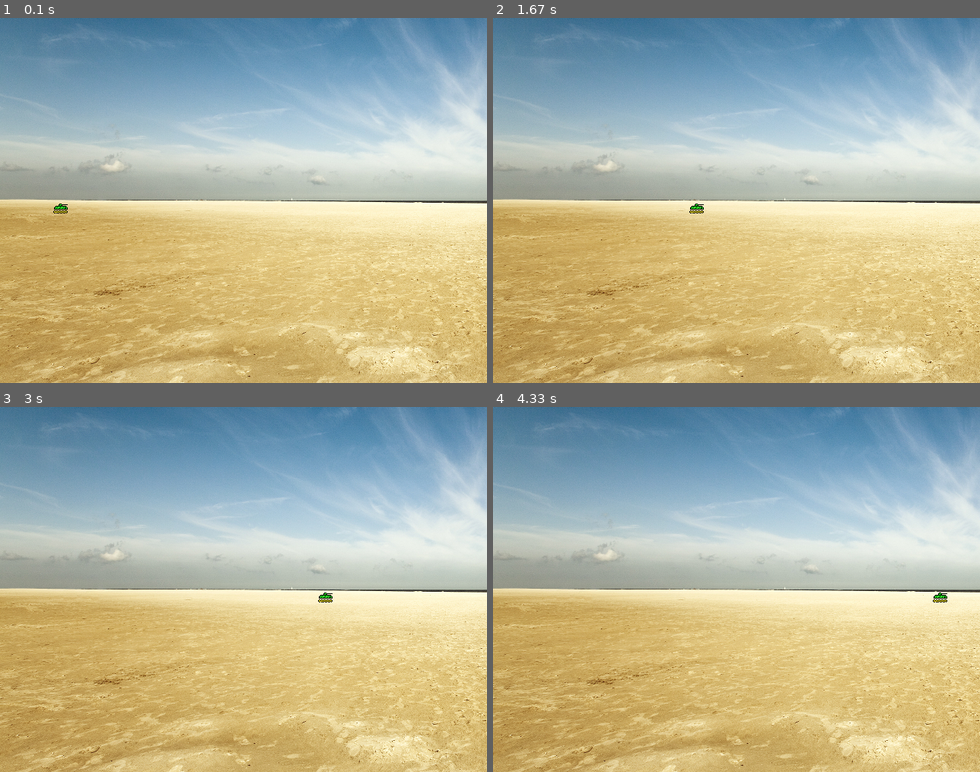
Above: before the commit, frames 1-4 (two rows, left to right).
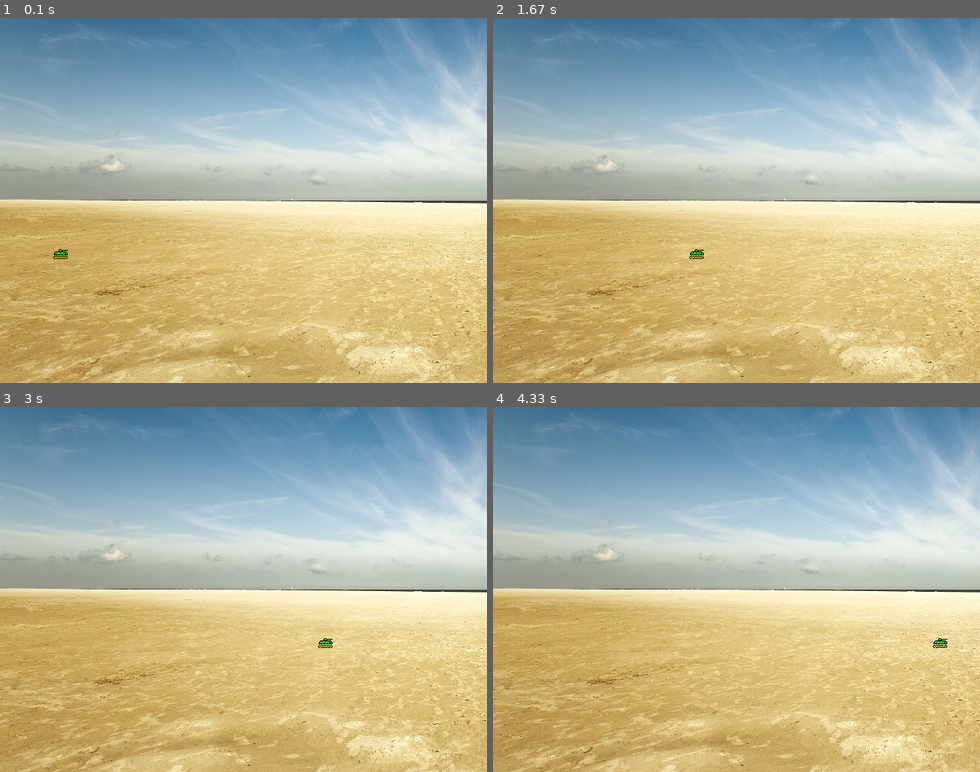
Above: after the commit, the same moments.

Repository: rodrigodub/Output
Game: pygame game, started from ProgramacaoDeJogos/Input04PJ04_c.py
Two runs of this game, one before a commit and one after it. Both use one fixed random seed, a clock stepped at 60 frames per second and the inputs below.
Inputs:
- Up to frame 1 (0.1 s): no input
- Up to frame 2 (1.67 s): no input
- Up to frame 3 (3 s): no input
- Up to frame 4 (4.33 s): no input

The runs differ from the first frame. In frame 1, 0.1% of the frame differs, in the area x 10-14%, y 50-67%; in frame 2, 0.1%; in frame 3, 0.1%; in frame 4, 0.1%.

Commit message:
PJ4: code cleaned and commented, so far
# v2.072
# 20171228

Next: the paratroopers

Diff:
--- a/ProgramacaoDeJogos/Input04PJ04_c.py
+++ b/ProgramacaoDeJogos/Input04PJ04_c.py
@@ -6,7 +6,7 @@
 # Usage:
 # > python3 Input04PJ04_c.py
 #
-# v2.071
+# v2.072
 # 20171228
 #################################################
 __author__ = 'Rodrigo Nobrega'
@@ -17,53 +17,49 @@
 import random
 
 
-# load image
+# load image function
 def load_image(file):
     path = os.path.join('images', file)
     return pygame.image.load(path).convert_alpha()
 
 
-# background
-# class Background(object):
-#     def __init__(self, image_file):
-#         # pygame.sprite.Sprite.__init__(self)  #call Sprite initializer
-#         self.image = load_image(image_file)
-#         self.rect = self.image.get_rect()
-#         self.rect.left, self.rect.top = 0, 0
-
-
 # screen
-class Setscreen(object):
+class Setupscreen(object):
+    """Starts a screen and displays background"""
     def __init__(self, image_file):
+        # physical parameters
         self.size = (640, 480)
-        self.bgcolor = [90, 230, 90]
+        self.bgcolour = [90, 230, 90]
+        # the canvas
         self.area = pygame.display.set_mode(self.size)
+        # background image and its enclosing rectangle
         self.image = load_image(image_file)
         self.rect = self.image.get_rect()
-        #self.show(bg)
-        self.area.fill(self.bgcolor)
+        # show image
+        self.show()
+
+    def show(self):
+        # fill screen with solid colour
+        self.area.fill(self.bgcolour)
+        # blit the image
         self.area.blit(self.image, (0, 0))
 
-    # def show(self, bg):
-    #     # screen = pygame.display.set_mode(self.size)
-    #     #self.area.fill(self.bgcolor)
-    #     #self.area.blit(Background(bg).image, (0, 0))
-    #     # return screen
-    #     pass
 
 # tank
 class Tank(object):
+    """Creates the player's tank and controls how it moves"""
     def __init__(self, x, y):
         self.image = load_image('tank4.png')
         self.pos = self.image.get_rect().move(x, y)
 
     def move(self):
+        # movement rules
         self.pos.left += 2
 
 
 # tankmovement
 
-# skydiver
+# paratrooper
 
 # skydmovement
 
@@ -71,22 +67,30 @@
 # event loop
 def eventloop(scr, tnk):
     while 1:
+        # quit gracefully
         for event in pygame.event.get():
             if event.type == pygame.QUIT:
                 sys.exit()
+        # blit the background to erase the last tank position
         scr.area.blit(scr.image, tnk.pos, tnk.pos)
+        # move tank
         tnk.move()
+        # blit tank in new position
         scr.area.blit(tnk.image, tnk.pos)
+        # refresh display
         pygame.display.flip()
 
 
 # main routine
 def main():
     print('Main')
+    # start Pygame
     pygame.init()
-    screen = Setscreen('desert640.png')
-    thetank = Tank(50, 240)
-    #screen.area.blit(thetank.image, thetank.pos)
+    # start the display
+    screen = Setupscreen('desert640.png')
+    # creates tank
+    thetank = Tank(50, 300)
+    # start the event loop
     eventloop(screen, thetank)
 
 
